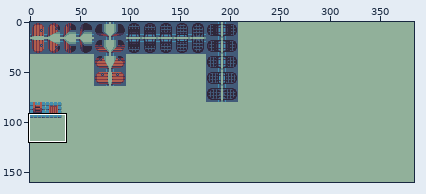
Sprite sheet -- android/assets/convert/sprites.png. Above: a wide view before the commit, with the close-up outlined.
Close-up. First the earlier version:
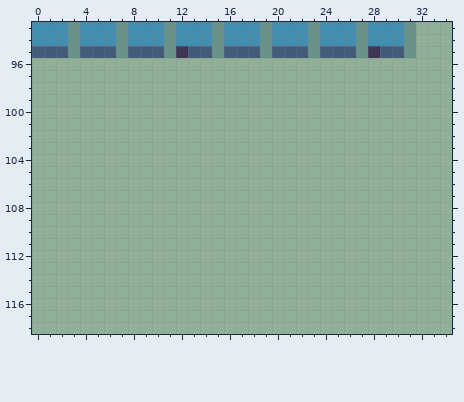
The file is 384x160 pixels. Shown: x 0..34, y 93..118.
After the commit:
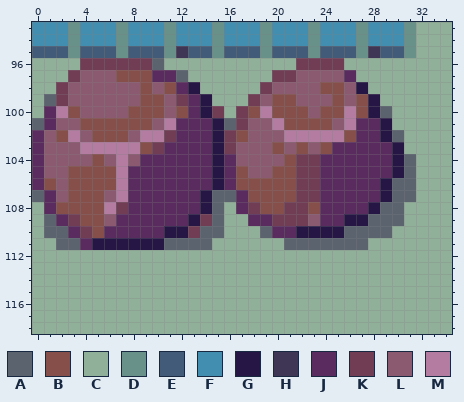
Palette (. is transparent): A #5b636f  B #874f4a  C #91b09a  D #679189  E #425b79  F #418eb0  G #251645  H #3f3656  J #592b5f  K #713d55  L #8b5970  M #b57ca1
Diff:
y 96: x 4..10 CCCCCCC -> KKKKKKA; x 22..25 CCCC -> KKKK
y 97: x 3..12 CCCCCCCCCC -> KLLLBBBJJA; x 20..26 CCCCCCC -> KKLLLLJ
y 98: x 2..13 CCCCCCCCCCCC -> KLLLLLLBLBJG; x 19..27 CCCCCCCCC -> KLLLLBBLG
y 99: x 1..14 CCCCCCCCCCCCCC -> AKLLLLLLBBLKJG; x 18..28 CCCCCCCCCCC -> KLBBLLLBLBG
y 100: x 1..15 CCCCCCCCCCCCCCC -> JMBLLLLBBBLBJGK; x 17..29 CCCCCCCCCCCCC -> KBMBBBLBBMBGA
y 101: x 0..29 CCCCCCCCCCCCCCCCCCCCCCCCCCCCCC -> AJLLBBBBBBLMJJJGAKLLMBBBBLMJJG
y 102: x 0..30 CCCCCCCCCCCCCCCCCCCCCCCCCCCCCCC -> JLBMLBBBLMMKJJJGKBLLLMMMMMBJJGA
y 103: x 0..30 CCCCCCCCCCCCCCCCCCCCCCCCCCCCCCC -> JLLLMMMMMBKJJJJGKLLLBLBLBJJJJJG
y 104: x 0..31 CCCCCCCCCCCCCCCCCCCCCCCCCCCCCCCC -> JLLLLBLMLJJJJJJGJLLLLBKKJJJJJJGA
y 105: x 0..31 CCCCCCCCCCCCCCCCCCCCCCCCCCCCCCCC -> JLLBBBBMJJJJJJJGJBLLBBKKJJJJJJGA
y 106: x 0..31 CCCCCCCCCCCCCCCCCCCCCCCCCCCCCCCC -> JBLBBBBMJJJJJJJGJBBBBBKKJJJJJGAA
y 107: x 0..31 CCCCCCCCCCCCCCCCCCCCCCCCCCCCCCCC -> AJLBBBLMJJJJJJGAAJBBBBKKJJJJJGAA
y 108: x 1..15 CCCCCCCCCCCCCCC -> JBBBBMKJJJJJJGA; x 17..30 CCCCCCCCCCCCCC -> JKBBKKBJJJJGAA
y 109: x 1..15 CCCCCCCCCCCCCCC -> AJKBBLJJJJJJGKA; x 18..30 CCCCCCCCCCCCC -> JJKKKLJJGGAAA
y 110: x 1..15 CCCCCCCCCCCCCCC -> AAJKBJJJJJGGKAA; x 19..29 CCCCCCCCCCC -> AJJGGGGAAAA
y 111: x 2..14 CCCCCCCCCCCCC -> AAJGGGGGGAAAA; x 21..27 CCCCCCC -> AAAAAAA
